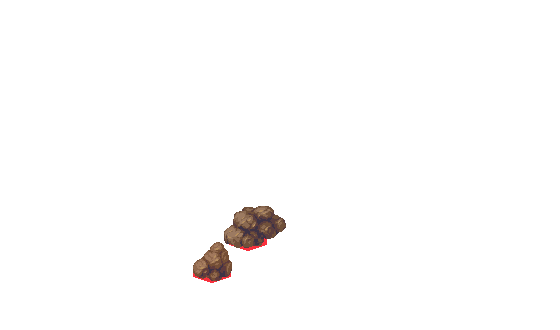
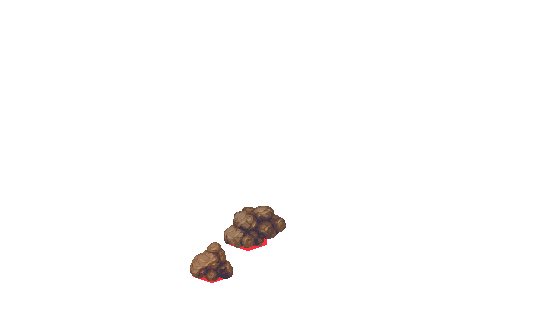
Layered file, before and after one edit (560×330). Changes by layer:
added layer "Layer 5 copy" above "Layer 5" over [190,242,233,281]
hid "Layer 5" over [193,242,232,281]
